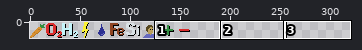
Two versions of one sprite sheet, android/assets/img/icons.png. Above, an overview of the earlier version with the close-up marked.
Close-up. Before the commit:
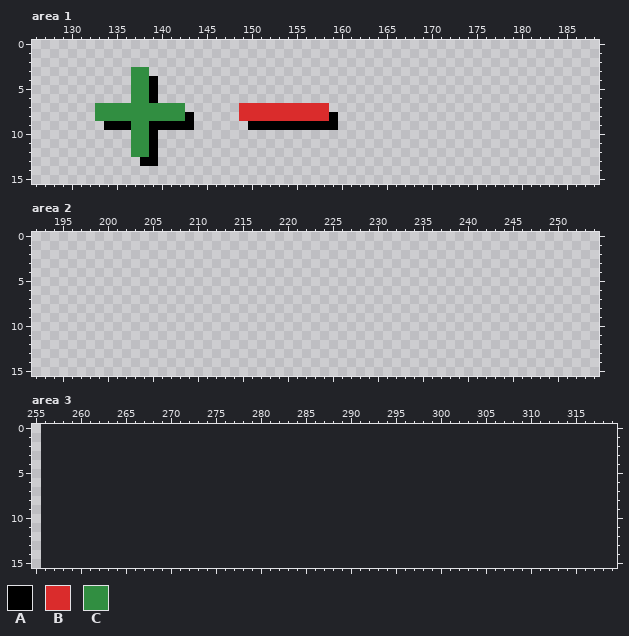
The file is 256x16 pixels. Shown: area 1: x 126..188, y 0..15; area 2: x 192..254, y 0..15; area 3: x 255..319, y 0..15. The old version is drawn lined up with the new one, on the new canvas. The wide view leaves out empty margins.
Palette (. is transparent): A #000000  B #da2c2c  C #318e41
Pixels before, area 1, first column x 133:
 3 ....CC.....................
 4 ....CCA....................
 5 ....CCA....................
 6 ....CCA....................
 7 CCCCCCCCCC......BBBBBBBBBB.
 8 CCCCCCCCCCA.....BBBBBBBBBBA
 9 .AAACCAAAAA......AAAAAAAAAA
10 ....CCA....................
11 ....CCA....................
12 ....CCA....................
13 .....AA....................
After:
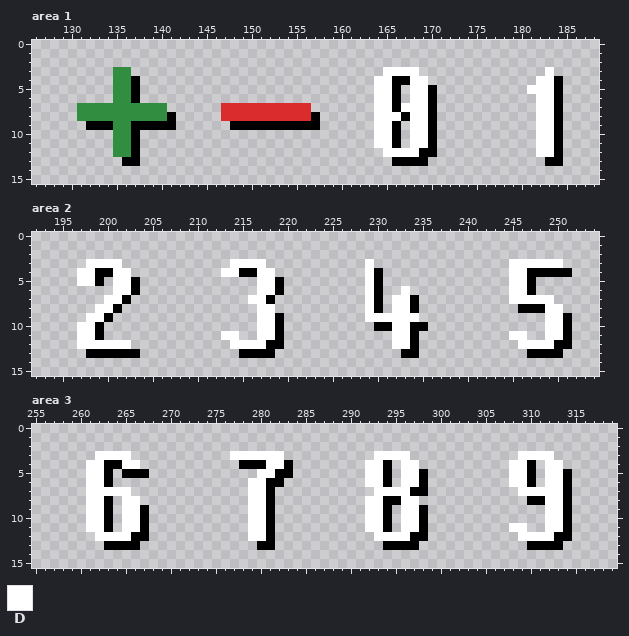
Colours new in this view: D #ffffff
What changed:
canvas 256x16 -> 512x16
Changed rows in their new state; - is an unchanged pixel.
Area 1:
first column x 131:
 3 ----CC..--------------------------DDDD--------------D-
 4 ----CCA..------------------------DDAADD------------DDA
 5 ----CCA..------------------------DDA-DDA----------DDDA
 6 ----CCA..------------------------DDA-DDA-----------DDA
 7 CC--------..----BB--------..-----DDADDDA-----------DDA
 8 CC--------A..---BB--------A..----DDDADDA-----------DDA
 9 -AA-CCAA---..----AA--------..----DDA-DDA-----------DDA
10 ----CCA..------------------------DDA-DDA-----------DDA
11 ----CCA..------------------------DDA-DDA-----------DDA
12 ----CCA..-------------------------DDDDAA-----------DDA
13 -----AA..--------------------------AAAA-------------AA
Area 2:
first column x 197:
 3 -DDDD------------DDDD-----------D---------------DDDDDD-
 4 DDAADD----------DDAADD----------DA--------------DDAAAAA
 5 DDA-DDA-------------DDA---------DA--------------DDA----
 6 ----DDA-------------DDA---------DA--D-----------DDA----
 7 ---DDA-------------DDA----------DA-DDA----------DDDDD--
 8 --DDA---------------DD----------DA-DDA-----------AAADD-
 9 -DDA----------------DDA---------DDDDDD--------------DDA
10 DDA-----------------DDA----------AADDAA-------------DDA
11 DDA-------------DD--DDA------------DDA----------DD--DDA
12 DDDDDD-----------DDDDAA------------DDA-----------DDDDAA
13 -AAAAAA-----------AAAA--------------AA------------AAAA-
Area 3:
first column x 261:
 3 -DDDD-----------DDDDDD----------DDDD------------DDDD--
 4 DDAADD-----------AAADDA--------DDA-DD----------DDA-DD-
 5 DDA-AAA------------DDAA--------DDA-DDA---------DDA-DDA
 6 DDA---------------DDAA---------DDA-DDA---------DDA-DDA
 7 DDDDD-------------DDA-----------DDDDAA----------DDDDDA
 8 DDA-DD------------DDA----------DDAADD------------AADDA
 9 DDA-DDA-----------DDA----------DDA-DDA-------------DDA
10 DDA-DDA-----------DDA----------DDA-DDA-------------DDA
11 DDA-DDA-----------DDA----------DDA-DDA---------DD--DDA
12 -DDDDAA-----------DDA-----------DDDDAA----------DDDDAA
13 --AAAA-------------AA------------AAAA------------AAAA-
